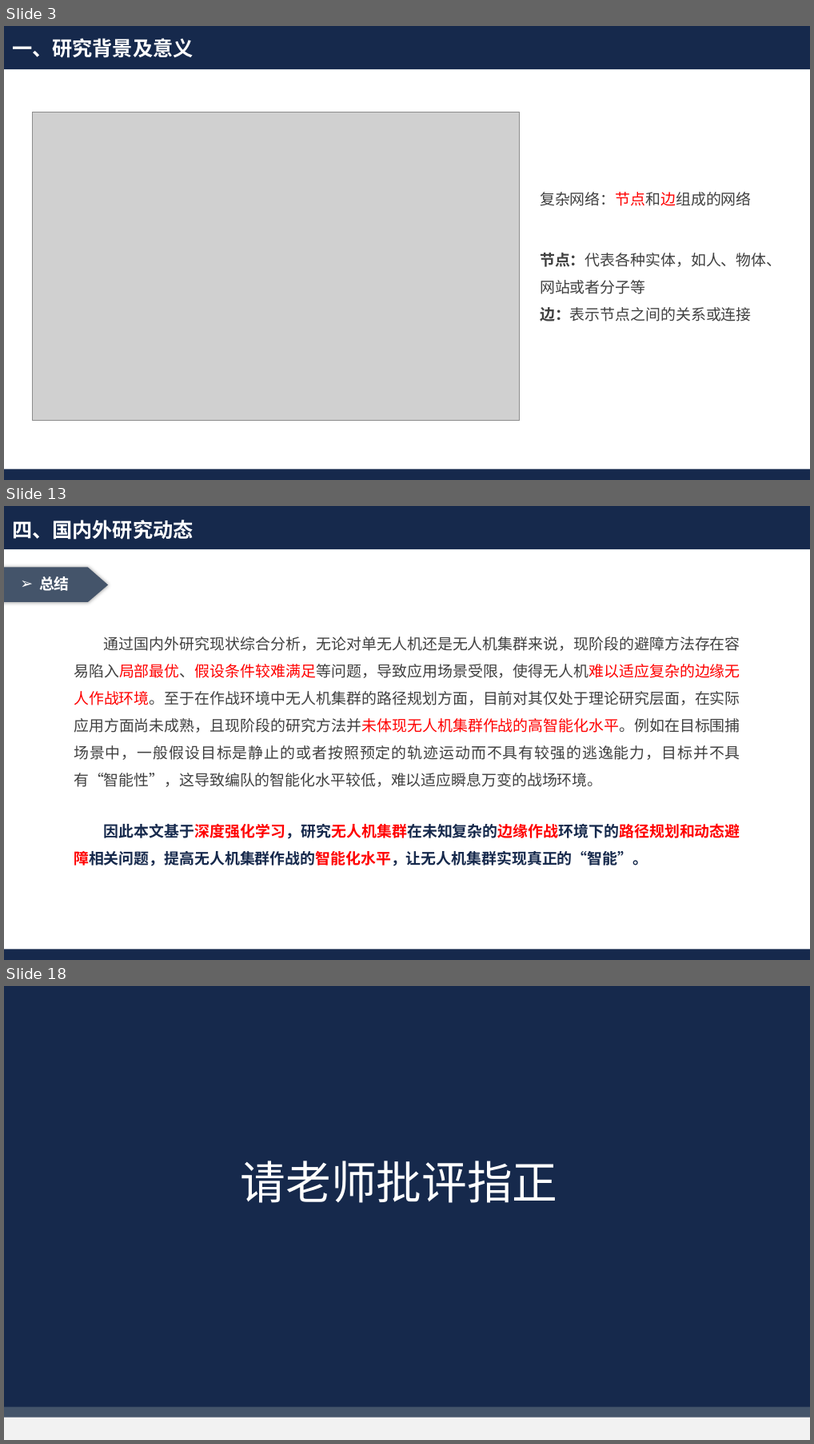
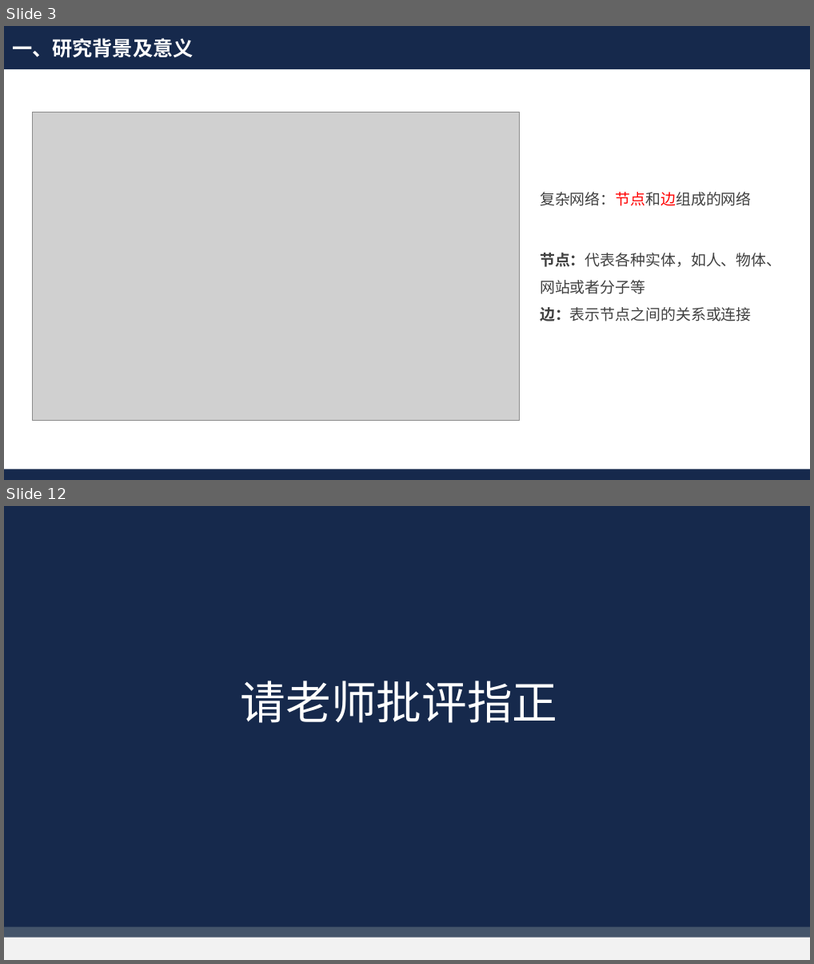
Before and after one commit to Akihi7777/day-day-up, a slide deck: 毕业近在咫尺/开题答辩.pptx. Shown one above the other, each under a label of ours: slides 3, 13 and 18 before the commit, slides 3 and 12 after it; the slides between them are not shown. The pictures are 814x1444 and 814x964 pixels, drawn with LibreOffice and Linux fonts; fonts in the diff are those of the drawing; grey boxes stand for pictures; background and template pictures are left out. Boxes give left, top, right and bottom in pixels: in the first picture for what was removed or moved away, otherwise in the second. Text is boxed around its words. In the diff, an @@ line names an element or a change of style, - is before the commit and + after.

```diff
--- a/毕业近在咫尺/开题答辩.pptx
+++ b/毕业近在咫尺/开题答辩.pptx
@@ slide 13 removed at [4, 506, 810, 960], background #FFFFFF; not listed: 2 template elements that a slide beside it also shows @@
@@ text removed at [12, 520, 194, 540] @@
-四、国内外研究动态
@@ freeform shape removed at [4, 567, 108, 601] @@
@@ text removed at [39, 576, 70, 591] @@
-➢ 总结
@@ text removed at [74, 636, 741, 866] @@
-通过国内外研究现状综合分析，无论对单无人机还是无人机集群来说，现阶段的避障方法存在容易陷入局部最优、假设条件较难满足等问题，导致应用场景受限，使得无人机难以适应复杂的边缘无人作战环境。至于在作战环境中无人机集群的路径规划方面，目前对其仅处于理论研究层面，在实际应用方面尚未成熟，且现阶段的研究方法并未体现无人机集群作战的高智能化水平。例如在目标围捕场景中，一般假设目标是静止的或者按照预定的轨迹运动而不具有较强的逃逸能力，目标并不具有“智能性”，这导致编队的智能化水平较低，难以适应瞬息万变的战场环境。
-因此本文基于深度强化学习，研究无人机集群在未知复杂的边缘作战环境下的路径规划和动态避障相关问题，提高无人机集群作战的智能化水平，让无人机集群实现真正的“智能”。
@@ what was slide 18 is now slide 12 @@
```
Also in this commit, not shown: 7 slides changed, 5 slides added, 8 other slides removed, 1 other file.
